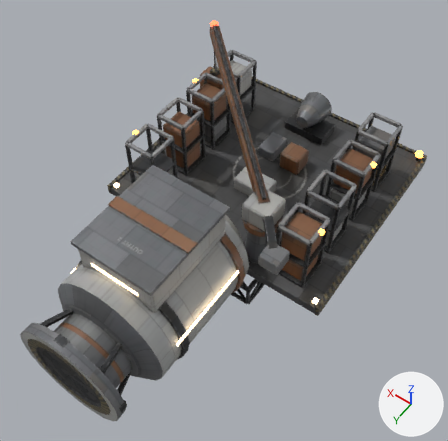
What one commit did to the Blender file blender/addon_outfitter.blend.
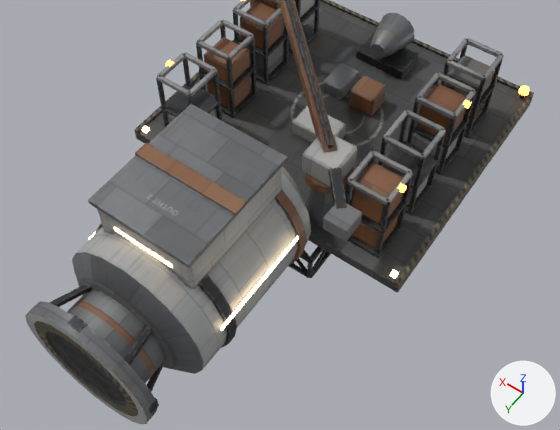
The first picture shows the older version from a 50 mm lens placed at (-23.1, 10.0, 48.7), pointed at (-1.2, -20.5, 0.7). The close-ups show the older and then the newer version on the part from 0% to 100% of the width and 19% to 96% of the height of that picture. Only the edits that show in the close-ups are written down. Arrows for +X, +Y and +Z are at lower right; the lights stay in place.

The first close-up shows 'addon_outfitter_hull', 'addon_outfitter_lights'.
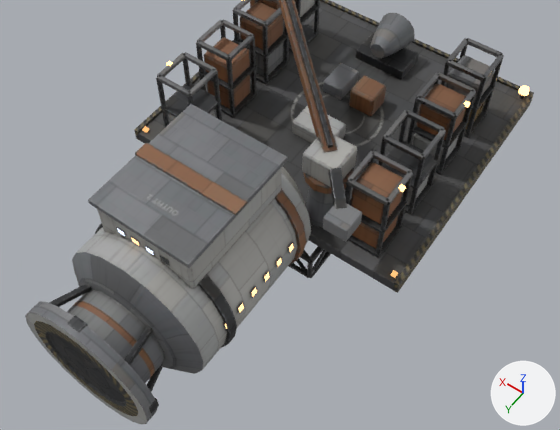
Pixel boxes [x1, y1, x2, y2] of what changed, in the close-ups (560 x 430 px; the box of a moved part takes in the faces that stretch with it):
'addon_outfitter_hull', surface changed: [37, 0, 532, 337] in both
'addon_outfitter_lights', recoloured, surface changed, reshaped: before [88, 0, 529, 331]; after [116, 61, 529, 330]
part 1 of me_addon_outfitter_lights, moved or reshaped: before [463, 100, 472, 109]; after [398, 184, 406, 192]
part 2 of me_addon_outfitter_lights, moved or reshaped: before [397, 183, 407, 193]; after [464, 101, 470, 108]
part 3 of me_addon_outfitter_lights, moved or reshaped: before [142, 125, 150, 133]; after [391, 270, 398, 278]
part 4 of me_addon_outfitter_lights, moved or reshaped: before [390, 269, 399, 279]; after [142, 126, 149, 132]
part 5 of me_addon_outfitter_lights, cut back: before [88, 231, 299, 331]; after [224, 242, 294, 330]
part 6 of me_addon_outfitter_lights, moved or reshaped: before [113, 227, 173, 268]; after [116, 227, 170, 266]
part 7 of me_addon_outfitter_lights, recoloured: [518, 85, 529, 96] in both

Edits to the bpy script that builds the scene:
```text
Change mat_addon_outfitter_hull:
    where n4 = _N.new('ShaderNodeTexImage'); n4.name = 'Image Texture.001'
    n4.image: img_addon_outfitter_mr_png -> img_addon_outfitter_mr_jpg
    where n6 = _N.new('ShaderNodeTexImage'); n6.name = 'Image Texture.002'
    n6.image: img_addon_outfitter_normal_png -> img_addon_outfitter_normal_jpg
Change mat_addon_outfitter_window_warm:
    mat_addon_outfitter_window_warm.emission_color: (1.0, 0.78, 0.5) -> (1.0, 0.6, 0.28)  # beige #ffe5bc -> beige #ffcb90
    mat_addon_outfitter_window_warm.emission_strength: 3.0 -> 2.0
Add mat_addon_outfitter_light_amber:
    mat_addon_outfitter_light_amber = principled_material('addon_outfitter_light_amber')
    mat_addon_outfitter_light_amber.base_color = (0.03, 0.028, 0.025)  # dark grey #302f2c
    mat_addon_outfitter_light_amber.roughness = 0.3
    mat_addon_outfitter_light_amber.emission_color = (1.0, 0.55, 0.2)  # orange #ffc47c
    mat_addon_outfitter_light_amber.emission_strength = 3.5
Change me_addon_outfitter_lights:
    used by ob_addon_outfitter_lights; parent = ob_addon_outfitter; location = (0.0, 0.0, 0.0)
    remove me_addon_outfitter_lights.from_pydata(...)  # 120 vertices, 86 faces; spans x -13.0..13.0, y -42.9..-6.9, z -2.5..10.9
    add me_addon_outfitter_lights.from_pydata(...)  # 216 vertices, 94 faces; spans x -13.0..13.0, y -42.9..-6.9, z -2.4..10.8
    me_addon_outfitter_lights part 1: the loose piece of 8 vertices spanning x -11.1..-10.6, y -32.2..-31.8, z 4.4..4.8 is moved by (0.0, 10.0, 0.0), in mat_addon_outfitter_light_amber (dark grey #302f2c, glowing orange #ffc47c)
    me_addon_outfitter_lights part 2: the loose piece of 8 vertices spanning x -11.1..-10.6, y -22.2..-21.8, z 4.4..4.8 is moved by (0.0, -10.0, 0.0), in mat_addon_outfitter_light_amber (dark grey #302f2c, glowing orange #ffc47c)
    me_addon_outfitter_lights part 3: the loose piece of 8 vertices spanning x 12.2..12.8, y -19.9..-19.4, z -2.5..-2.1 is moved by (-25.0, 0.0, 0.0), in mat_addon_outfitter_window_amber (dark grey #302f2c, glowing orange #ffbc76)
    me_addon_outfitter_lights part 4: the loose piece of 8 vertices spanning x -12.8..-12.2, y -19.9..-19.4, z -2.5..-2.1 is moved by (25.0, 0.0, 0.0), in mat_addon_outfitter_window_amber (dark grey #302f2c, glowing orange #ffbc76)
    me_addon_outfitter_lights part 5
    16 vertices are removed from x -6.1..6.1, y -16.0..-7.0, z 1.3..1.7
    12 faces are deleted
    44 vertices are added at x -6.0..6.0, y -15.6..-8.0, z 0.6..1.4
    24 new vertices lie (0.0, 0.7, 0.0) away from vertices in x -6.0..6.0, y -15.6..-8.1, z 0.6..1.4
    20 new vertices lie (0.0, 0.5, 0.0) away from vertices in x -6.0..6.0, y -15.5..-8.0, z 0.7..1.3
    12 new faces join them, mat_addon_outfitter_glass_dark (black #1d2227)
    8 new faces join them, mat_addon_outfitter_window_warm (dark grey #302f2c, glowing beige #ffcb90)
    2 new faces join them, mat_addon_outfitter_window_amber (dark grey #302f2c, glowing orange #ffbc76)
    me_addon_outfitter_lights part 6
    16 vertices are removed from x -6.0..2.5, y -23.1..-6.9, z 4.1..6.4
    12 faces are deleted
    20 vertices are added at x -5.8..2.2, y -23.0..-6.9, z 4.1..6.6
    12 new vertices lie (0.0, 0.0, 0.6) away from vertices in x -5.8..2.2, y -23.0..-7.0, z 4.1..6.0
    8 new vertices lie (0.6, 0.0, 0.0) away from vertices in x -5.7..1.6, y -23.0..-6.9, z 4.2..6.6
    6 new faces join them, mat_addon_outfitter_glass_dark (black #1d2227)
    2 new faces join them, mat_addon_outfitter_window_cool (dark grey #302f2c, glowing pale blue #daeaff)
    2 new faces join them, mat_addon_outfitter_window_warm (dark grey #302f2c, glowing beige #ffcb90)
    me_addon_outfitter_lights part 7: 20 faces spanning x -13.0..13.0, y -42.9..-41.9, z -1.8..-1.3 switch from mat_addon_outfitter_light_orange (orange #ffb359, glowing orange #ffad50) to mat_addon_outfitter_light_amber (dark grey #302f2c, glowing orange #ffc47c)
    other edits to the shape of me_addon_outfitter_lights do not show in these pictures
    add me_addon_outfitter_lights.materials.append(mat_addon_outfitter_glass_dark)  # black #1d2227
    add me_addon_outfitter_lights.materials.append(mat_addon_outfitter_window_amber)  # dark grey #302f2c, glowing orange #ffbc76
    add me_addon_outfitter_lights.materials.append(mat_addon_outfitter_window_cool)  # dark grey #302f2c, glowing pale blue #daeaff
```
